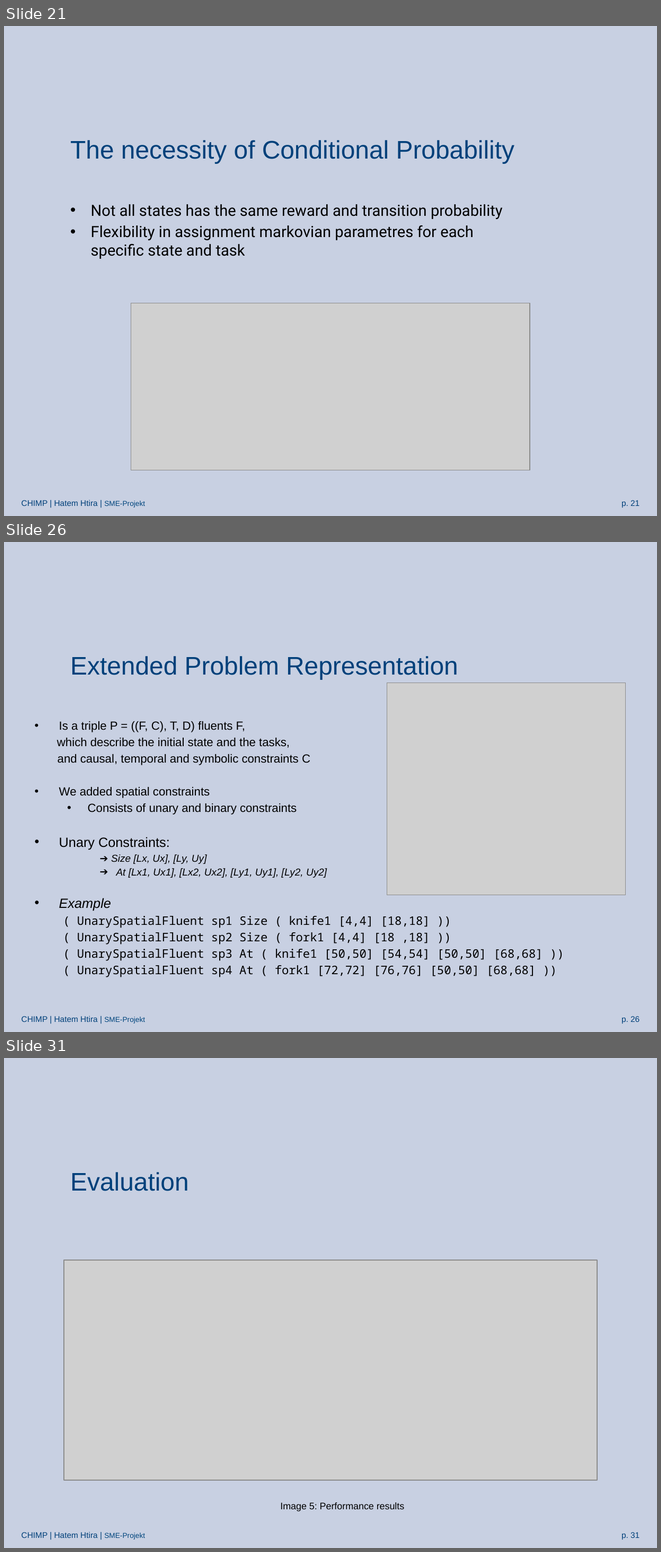
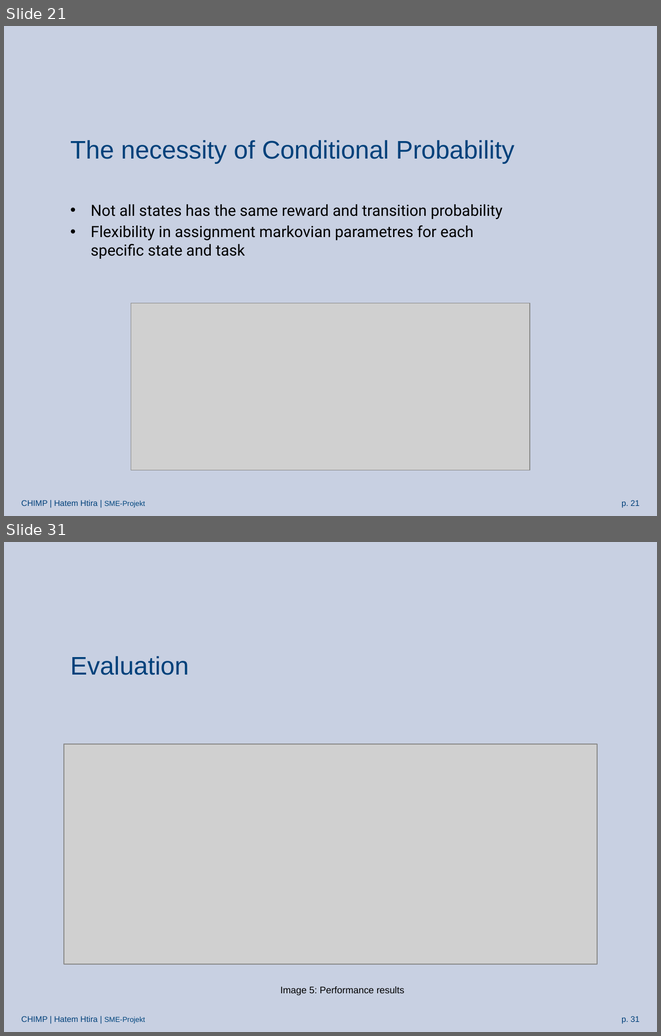
Before and after one commit to htiraHatem/CHIMP_MDP, a slide deck: HTN2MDP presentation.pptx. Shown one above the other, each under a label of ours: slides 21, 26 and 31 before the commit, slides 21 and 31 after it; the slides between them are not shown. The pictures are 661x1552 and 661x1036 pixels, drawn with LibreOffice and Linux fonts; fonts in the diff are those of the drawing; grey boxes stand for pictures; background and template pictures are left out. Boxes give left, top, right and bottom in pixels: in the first picture for what was removed or moved away, otherwise in the second. Text is boxed around its words. In the diff, an @@ line names an element or a change of style, - is before the commit and + after.

```diff
--- a/HTN2MDP presentation.pptx
+++ b/HTN2MDP presentation.pptx
@@ slide 26 removed at <box>4,542,657,1032</box>, background picture (left out); not listed: 2 template elements that a slide beside it also shows @@
@@ title removed at <box>70,656,458,679</box> @@
-Extended Problem Representation
@@ picture removed at <box>387,683,626,896</box> @@
@@ text removed at <box>57,721,542,977</box> @@
-• Is a triple P = ((F, C), T, D) fluents F,
-which describe the initial state and the tasks,
-and causal, temporal and symbolic constraints C
-• We added spatial constraints
-  • Consists of unary and binary constraints
-• Unary Constraints:
-    ➔ Size [Lx, Ux], [Ly, Uy]
-    ➔ At [Lx1, Ux1], [Lx2, Ux2], [Ly1, Uy1], [Ly2, Uy2]
-• Example
-  ( UnarySpatialFluent sp1 Size ( knife1 [4,4] [18,18] ))
-  ( UnarySpatialFluent sp2 Size ( fork1 [4,4] [18 ,18] ))
-  ( UnarySpatialFluent sp3 At ( knife1 [50,50] [54,54] [50,50] [68,68] ))
-  ( UnarySpatialFluent sp4 At ( fork1 [72,72] [76,76] [50,50] [68,68] ))
```
Also in this commit, not shown: 12 slides changed, 4 slides added, 3 other slides removed.
